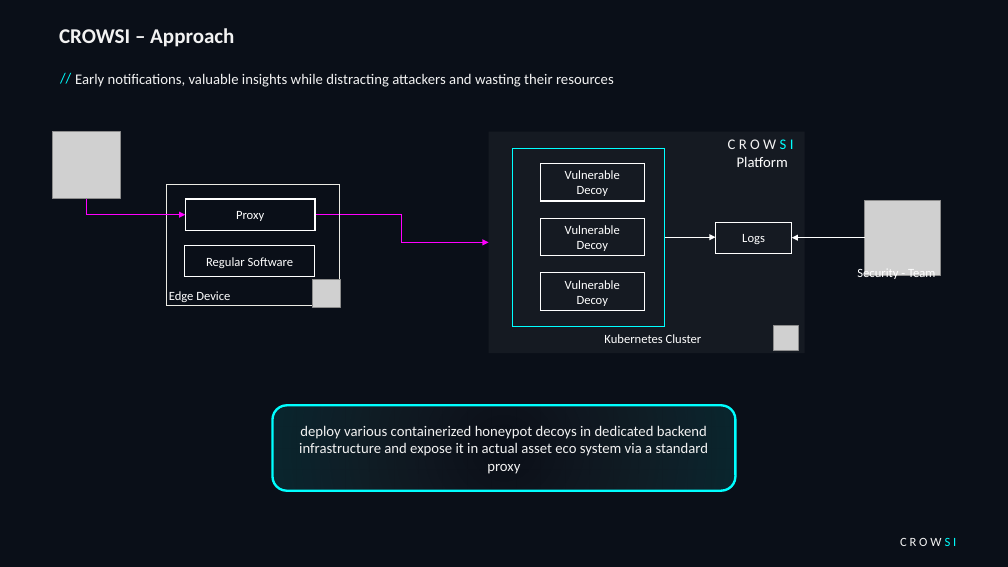
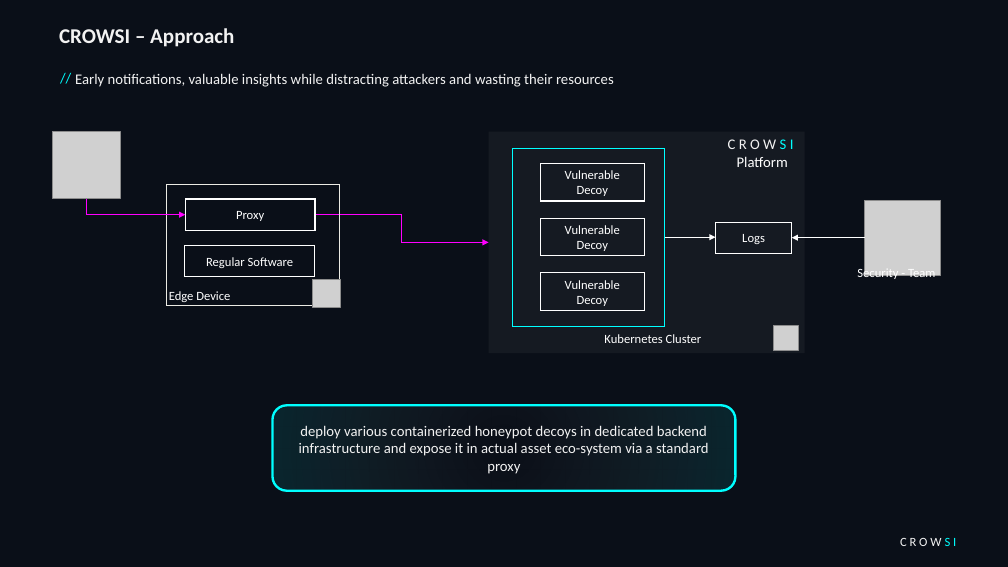
Before and after one commit to crowsi-foss/AuditMaterials, a slide deck: slide 3 of crowsiAuditSlides.pptx. Drawn at 1008x567 pixels with LibreOffice and Linux fonts; fonts in the diff are those of the drawing; grey boxes stand for pictures; background and template pictures are left out. Boxes give left, top, right and bottom in pixels: in the first picture for what was removed or moved away, otherwise in the second. Text is boxed around its words. In the diff, an @@ line names an element or a change of style, - is before the commit and + after.

```diff
--- a/crowsiAuditSlides.pptx
+++ b/crowsiAuditSlides.pptx
@@ text in rounded rectangle at (299, 425, 709, 474): text changed @@
-deploy various containerized honeypot decoys in dedicated backend infrastructure and expose it in actual asset eco system via a standard proxy
+deploy various containerized honeypot decoys in dedicated backend infrastructure and expose it in actual asset eco-system via a standard proxy
```
Also in this commit, not shown: 5 other slides changed, 1 other file.
